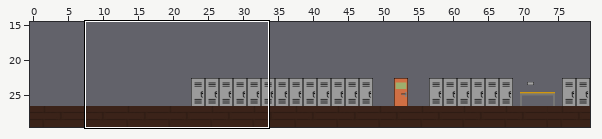
Two states of a Tiled map, android/assets/level1.tmx. The first picture is a wide view before the edit; the outline marks the close-up.
Close-up. Old version:
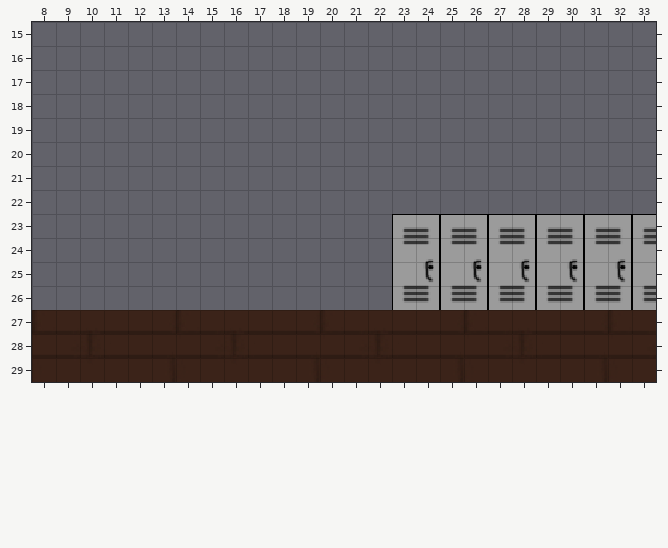
Cells are 16x16 px. Shown: x 8..33, y 15..29. The commit also changed other parts of the map, which this record leaves out. The old version is drawn lined up with the new one.
Now the later version:
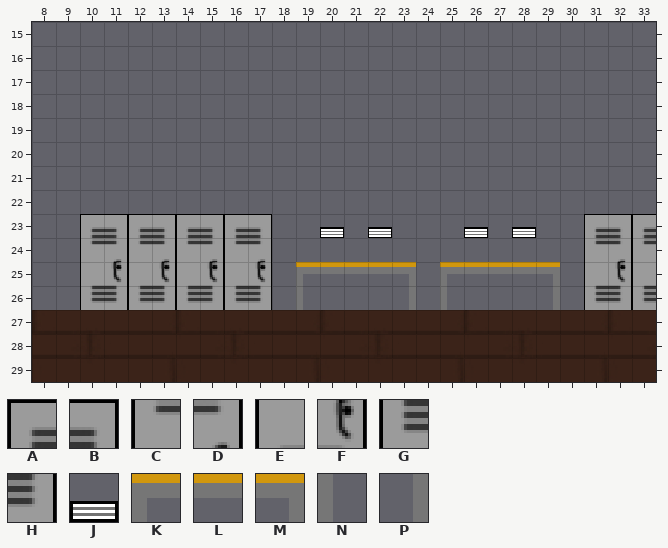
Key: from "locker": A 0, B 1, C 2, D 3, E 4, F 5, G 6, H 7; from "stacked_paper": J 0; from "table": K 0, L 1, M 4, N 5, P 9.
_ is an empty cell.
Objects are placed by their top-left corner, in cells (3,4 is the top-left corner of cell 3,4); size is 1x1 cell unless given.
What changed:
map size 80x30 -> 50x30 cells
Layer "Furniture":
Tile A now appears in row 23 at x 10, 12, 14 and 16.
Tile B now appears in row 23 at x 11, 13, 15 and 17.
Tile C now appears in row 24 at x 10, 12, 14 and 16.
Tile D now appears in row 24 at x 11, 13, 15 and 17.
Tile E now appears in row 25 at x 10, 12, 14 and 16.
Tile F now appears in row 25 at x 11, 13, 15 and 17.
Tile G now appears in row 26 at x 10, 12, 14 and 16.
Tile H now appears in row 26 at x 11, 13, 15 and 17.
The author changed tile E to tile K in row 25 at x 25.
Tile K now appears in row 25 at x 19.
The author changed tile E to tile L in row 25 at x 27.
The author changed tile F to tile L in row 25 at x 26 and 28.
Tile L now appears in row 25 at x 20 to 22.
The author changed tile E to tile M in row 25 at x 23 and 29.
The author changed tile G to tile N in row 26 at x 25.
Tile N now appears in row 26 at x 19.
The author changed tile G to tile P in row 26 at x 23 and 29.
Tile A is removed in row 23 at x 23, 25, 27 and 29.
Tile B is removed in row 23 at x 24, 26, 28 and 30.
Tile C is removed in row 24 at x 23, 25, 27 and 29.
Tile D is removed in row 24 at x 24, 26, 28 and 30.
Tile F is removed in row 25 at x 24 and 30.
Tile G is removed in row 26 at x 27.
Tile H is removed in row 26 at x 24, 26, 28 and 30.
Layer "Stacked Paper":
Object J at 20,23 comes in from outside this view.
A new object: J at 22,23.
A new object: J at 26,23.
A new object: J at 28,23.
Where, in picture pixels (left, top, right, bottom), the same in both close-ups:
added: (80, 214, 272, 310)
changed: (296, 214, 584, 310)
